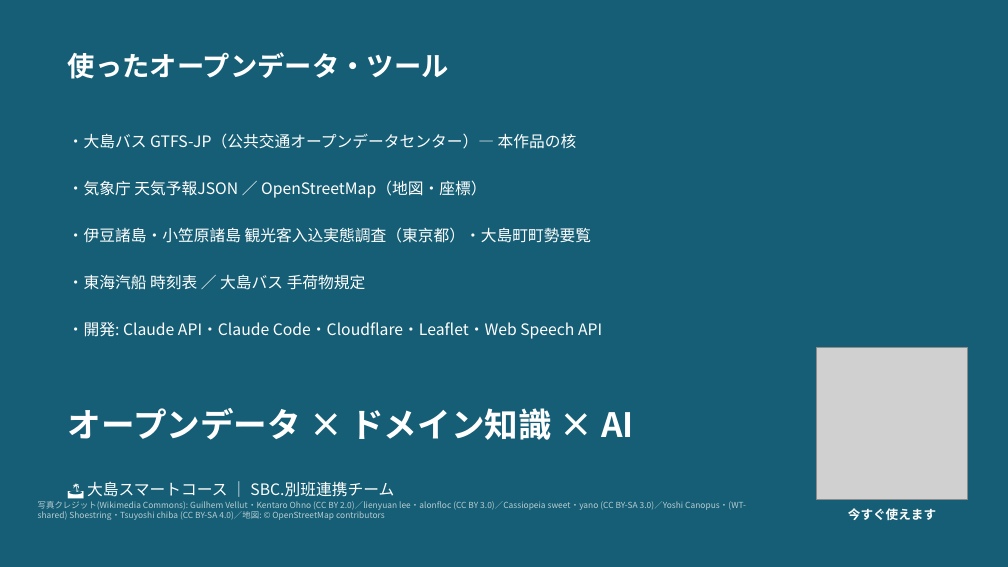
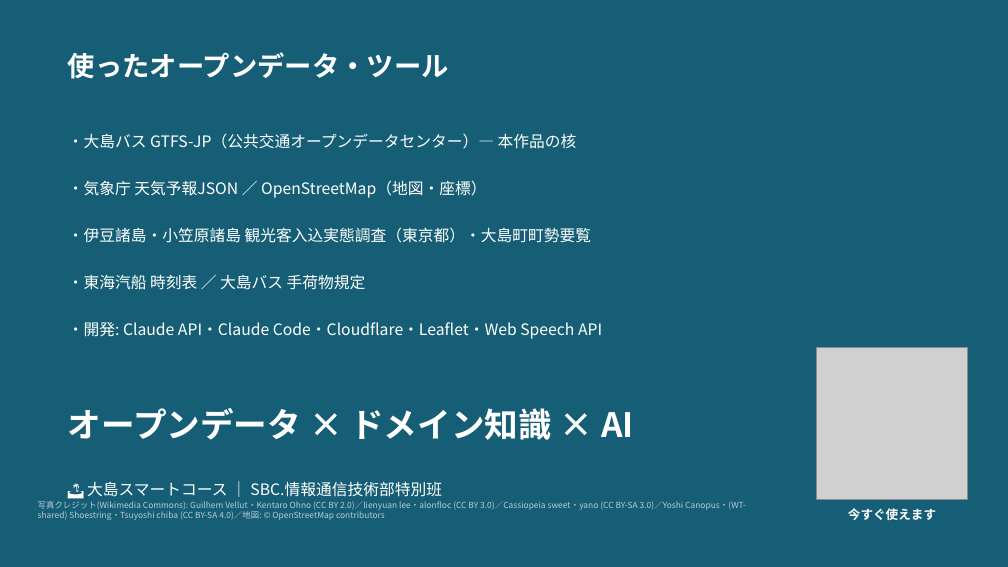
Before and after one commit to 0amber/izu-oshima-smart-tourism, a slide deck: slide 10 of app/public/downloads/oshima-slides.pptx. Drawn at 1008x567 pixels with LibreOffice and Linux fonts; fonts in the diff are those of the drawing; grey boxes stand for pictures. Boxes give left, top, right and bottom in pixels: in the first picture for what was removed or moved away, otherwise in the second. Text is boxed around its words. In the diff, an @@ line names an element or a change of style, - is before the commit and + after.

```diff
--- a/app/public/downloads/oshima-slides.pptx
+++ b/app/public/downloads/oshima-slides.pptx
@@ text at <box>87,481,442,497</box>: text changed @@
-🏝️ 大島スマートコース ｜ SBC.別班連携チーム
+🏝️ 大島スマートコース ｜ SBC.情報通信技術部特別班
```
Also in this commit, not shown: 9 other slides changed, 21 other files.
